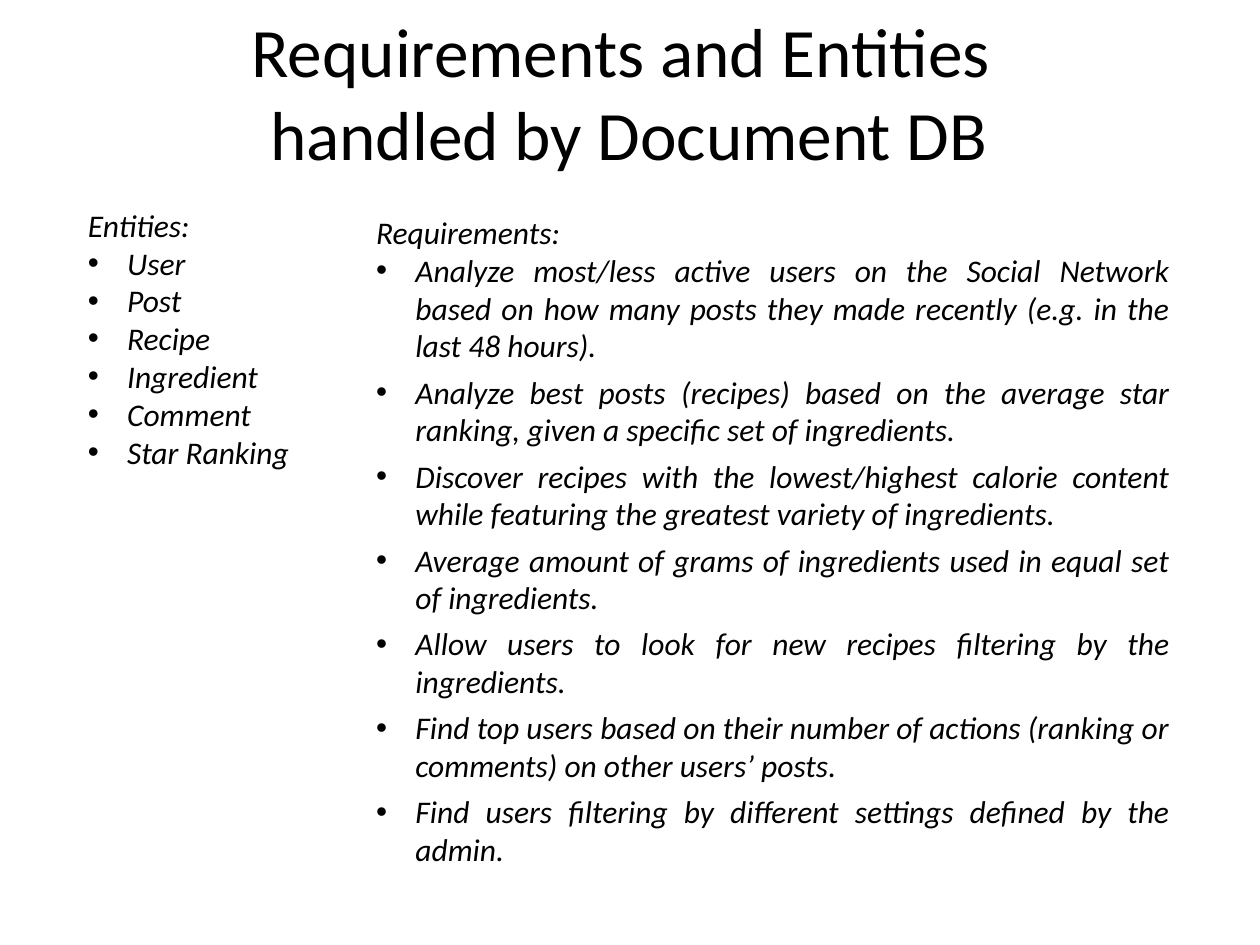
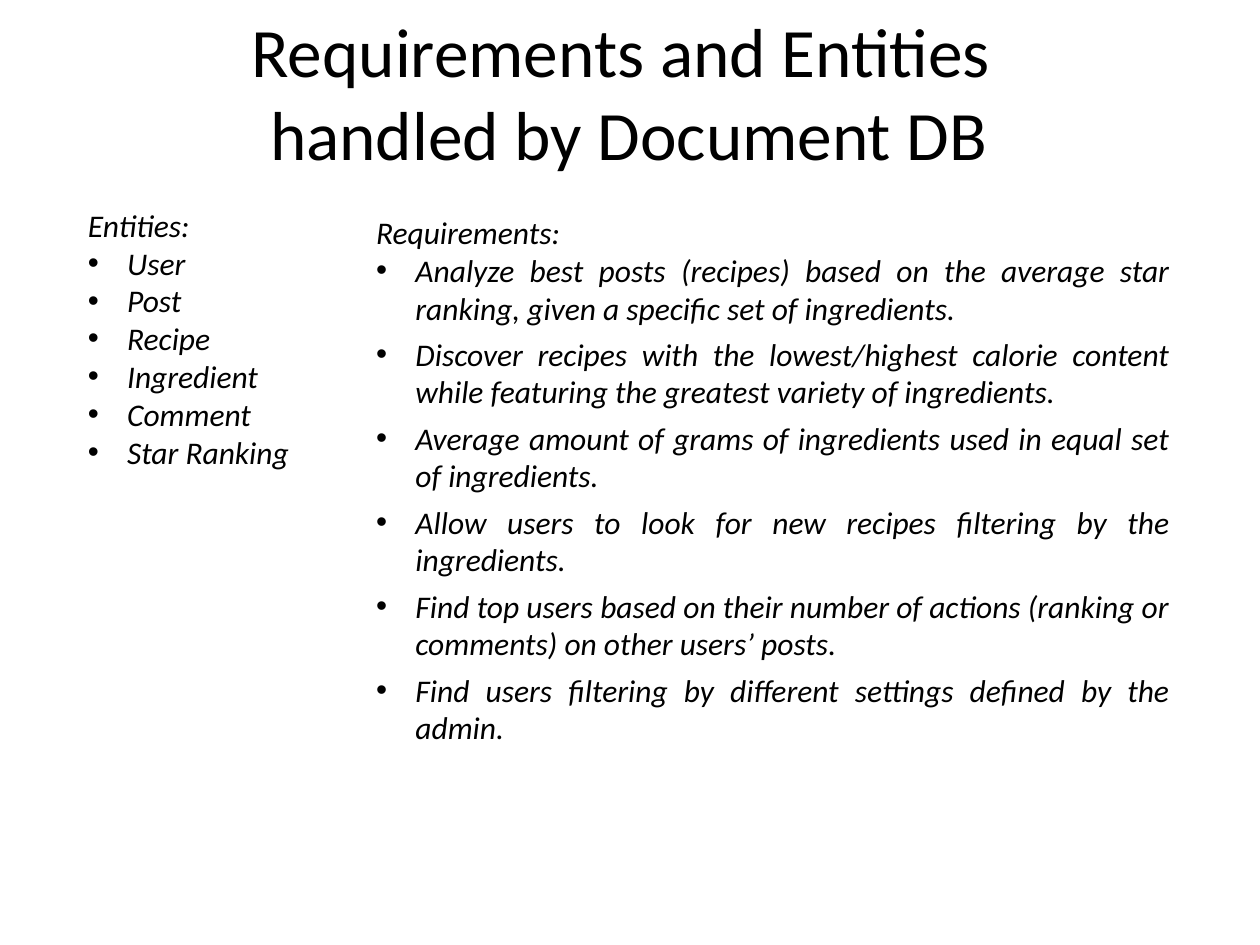
Before and after one commit to GiuseppeSoriano/WeFood, a slide deck: slide 6 of Idea/PowerPoint/WeFood - Idea.pptx. Drawn at 1260x945 pixels with LibreOffice and Linux fonts; fonts in the diff are those of the drawing; background and template pictures are left out. Boxes give left, top, right and bottom in pixels: in the first picture for what was removed or moved away, otherwise in the second. Text is boxed around its words. In the diff, an @@ line names an element or a change of style, - is before the commit and + after.

```diff
--- a/Idea/PowerPoint/WeFood - Idea.pptx
+++ b/Idea/PowerPoint/WeFood - Idea.pptx
@@ text at box(415, 260, 1169, 361): paragraph removed @@
-• Analyze most/less active users on the Social Network based on how many posts they made recently (e.g. in the last 48 hours).
```
Also in this commit, not shown: 1 other file.
